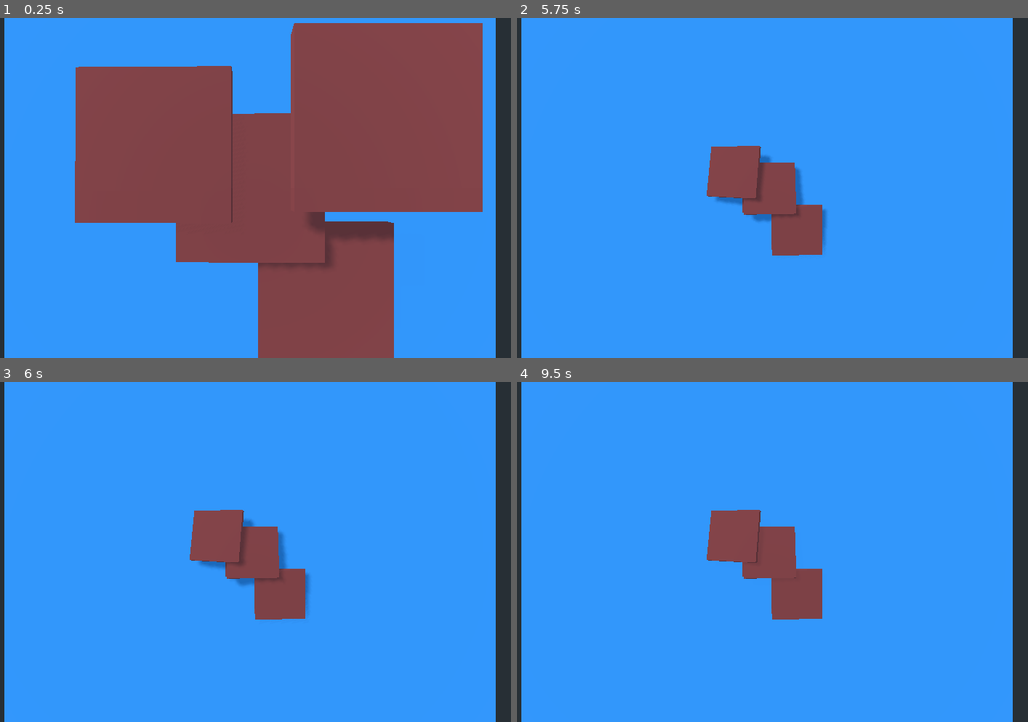
Above: before the commit, frames 1-4 (two rows, left to right).
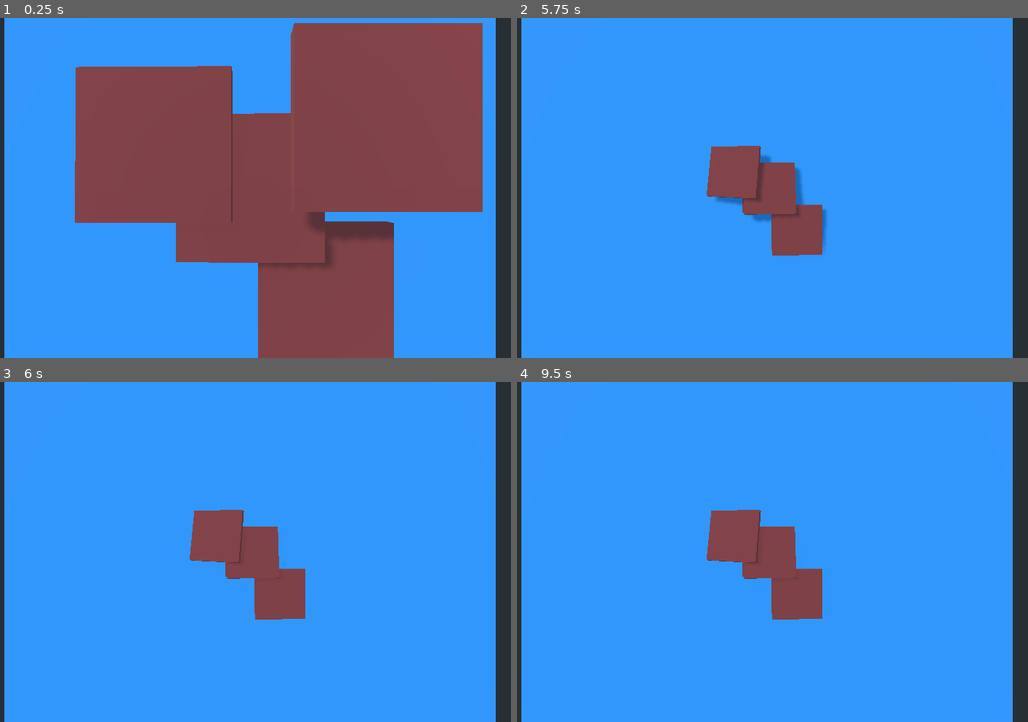
Above: after the commit, the same moments.

Repository: dragonfi/Cards
Game: Godot game, scene res://Main.tscn
The game is run twice, just before and just after one commit, with the same random seed, the same clock (stepped at 60 frames per second) and the same inputs.
Inputs (mouse positions are in pixels of both pictures, inside the frame that each line leads up to):
- Up to frame 1 (0.25 s): no input
- Up to frame 2 (5.75 s): move the mouse to (736, 256) at 0.52 s; click (736, 256) at 0.67 s; move the mouse to (941, 239) at 1.27 s; click (941, 239) at 1.42 s; move the mouse to (593, 137) at 2.02 s; click (593, 137) at 2.17 s; tap Enter at 2.75 s; move the mouse to (798, 188) at 2.77 s; click (798, 188) at 2.92 s; move the mouse to (680, 103) at 3.52 s; click (680, 103) at 3.67 s; move the mouse to (895, 171) at 4.27 s; click (895, 171) at 4.42 s; tap Space at 5 s; move the mouse to (649, 205) at 5.02 s; click (649, 205) at 5.17 s
- Up to frame 3 (6 s): move the mouse to (306, 477) at 5.77 s; click (306, 477) at 5.92 s
- Up to frame 4 (9.5 s): tap Enter at 6.5, 8 s; move the mouse to (736, 620) at 6.52 s; click (736, 620) at 6.67 s; tap Space at 7.25, 8.75 s; move the mouse to (941, 603) at 7.27 s; click (941, 603) at 7.42 s; move the mouse to (593, 501) at 8.02 s; click (593, 501) at 8.17 s; move the mouse to (798, 552) at 8.77 s; click (798, 552) at 8.92 s

Frames 1-2 are identical in both runs. In frame 3, 0.5% of the frame differs, in the area x 38-61%, y 40-69%; in frame 4, nothing differs.

Commit message:
remove card if it falls off the table

Diff:
--- a/Card.gd
+++ b/Card.gd
@@ -16,8 +16,9 @@
 		transform.origin = init_pos
 		rigid_body.set_global_transform(transform)
 
-	pass # Replace with function body.
-
 # Called every frame. 'delta' is the elapsed time since the previous frame.
-#func _process(delta):
-#	pass
+func _process(delta):
+	if rigid_body.get_transform().origin.y < -10.0:
+		var parent = get_parent()
+		parent.remove_child(self)
+		self.free()
